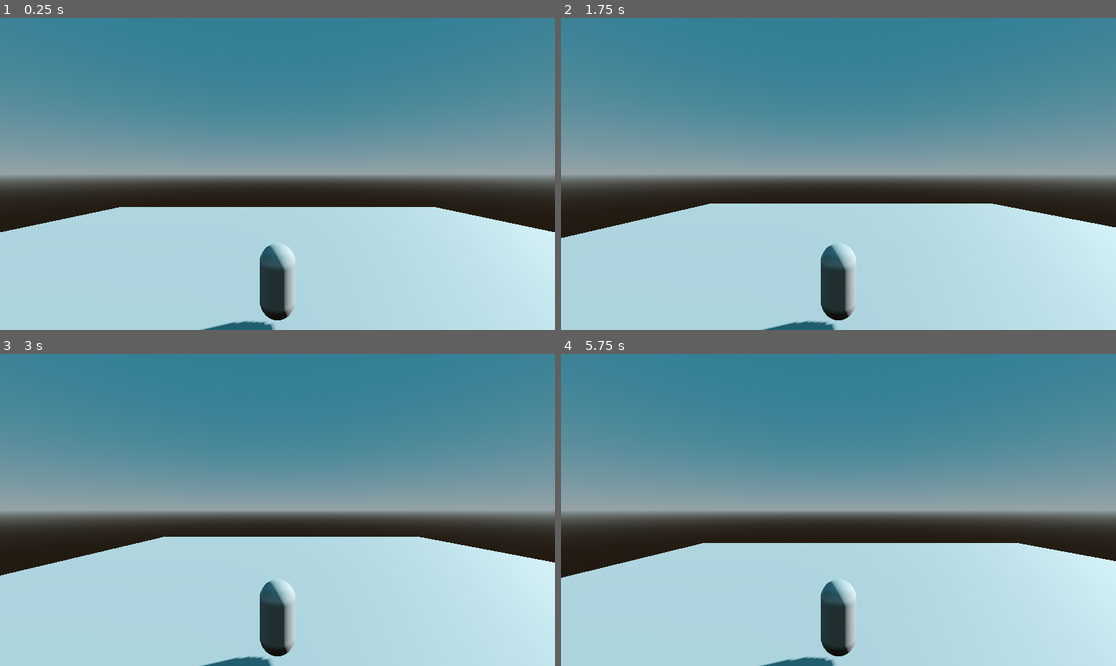
Above: before the commit, frames 1-4 (two rows, left to right).
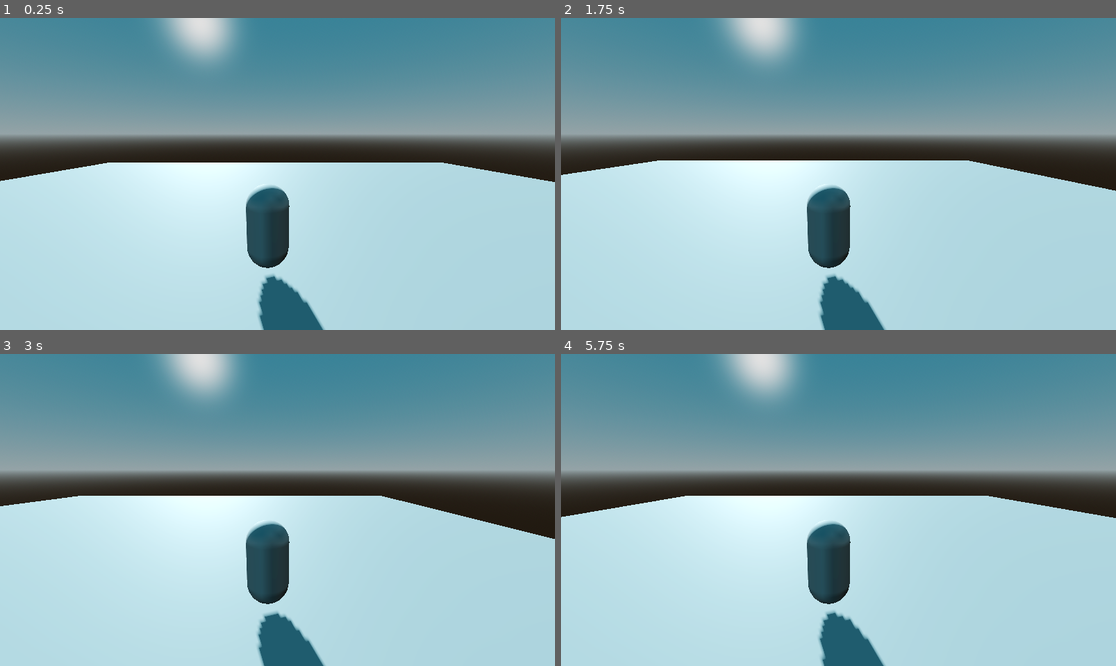
Above: after the commit, the same moments.

Repository: NISCHAY17/ZELDA-attempt
Game: Godot game, scene res://scenes/level.tscn
Two runs of this game, one before a commit and one after it. Both use one fixed random seed, a clock stepped at 60 frames per second and the inputs below. The project has no main scene, so this scene is started directly.
Inputs:
- Up to frame 1 (0.25 s): no input
- Up to frame 2 (1.75 s): tap Enter at 0.5 s; hold D (right) 0.53-1.28 s; tap Alt at 0.6 s; hold Down (backward) from 1.28 s (still down); tap Shift at 1.35 s
- Up to frame 3 (3 s): release Down (backward) at 2.03 s; hold D (right) 2.03-2.78 s; tap Alt at 2.1 s; hold W (forward) from 2.78 s (still down); tap Shift at 2.85 s
- Up to frame 4 (5.75 s): release W (forward) at 3.53 s; hold A (left) 3.53-5.03 s; tap Alt at 3.6, 5.1 s; tap Shift at 4.35 s; hold Down (backward) from 5.03 s (still down)

The runs differ from the first frame. In frame 1, 53% of the frame differs, in the area x 0-100%, y 0-100%; in frame 2, 53%; in frame 3, 53%; in frame 4, 54%.

Commit message:
fixed camera and control being opposite

Diff:
--- a/zelda-attempt/ENTITIES/camera_controller.tscn
+++ b/zelda-attempt/ENTITIES/camera_controller.tscn
@@ -2,5 +2,5 @@
 
 [node name="CAMERA CONTROLLER" type="Node3D" unique_id=363107289]
 
-[node name="Camera3D" type="Camera3D" parent="." unique_id=1742281407]
-transform = Transform3D(-4.371139e-08, 0, 1, 0, 1, 0, -1, 0, -4.371139e-08, 5.6505795, 3.9554057, 0)
+[node name="Camera3D" type="Camera3D" parent="." unique_id=752216915]
+transform = Transform3D(1, 0, 0, 0, 0.98113775, 0.19330975, 0, -0.19330975, 0.98113775, 0.22744223, 3.1202168, 4.46516)
